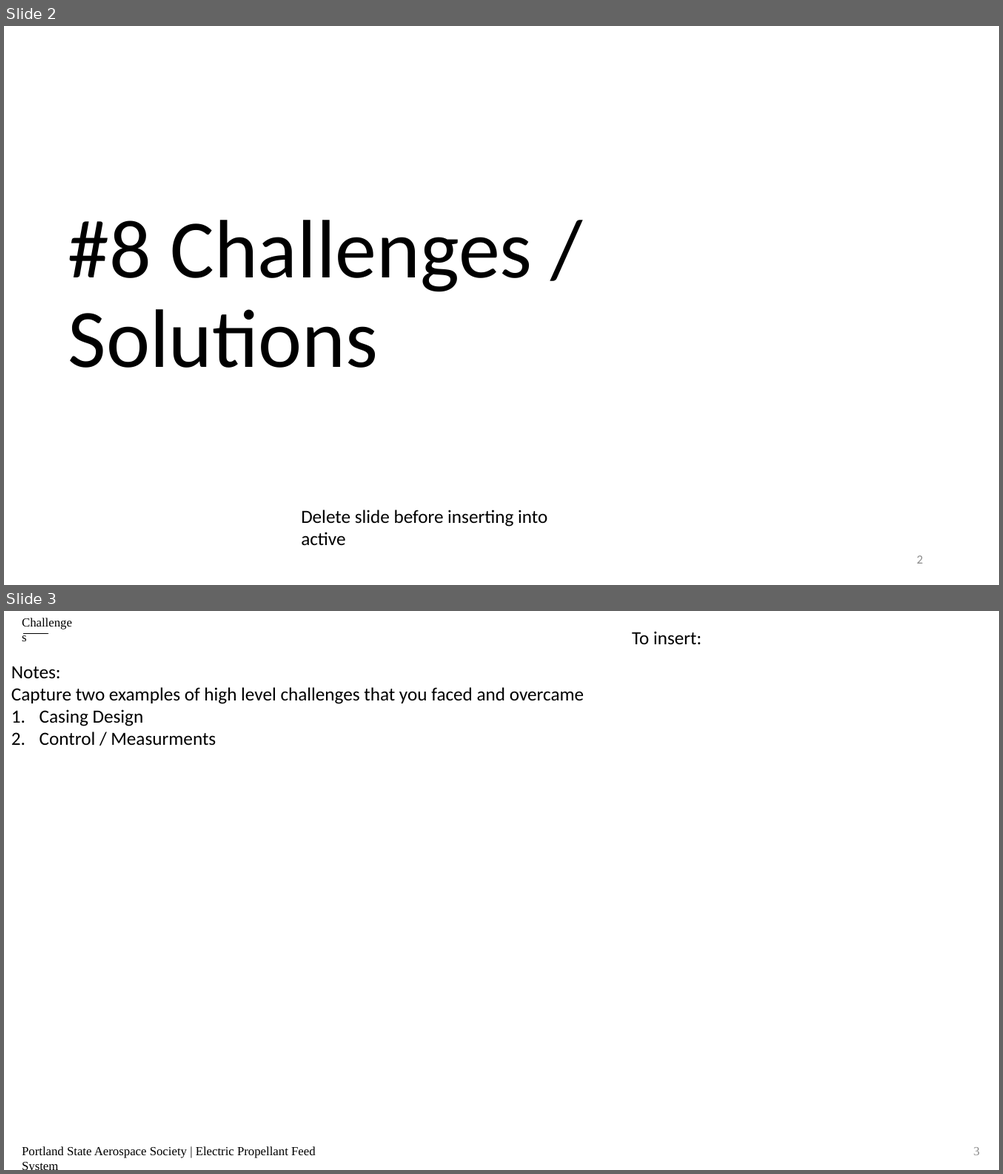
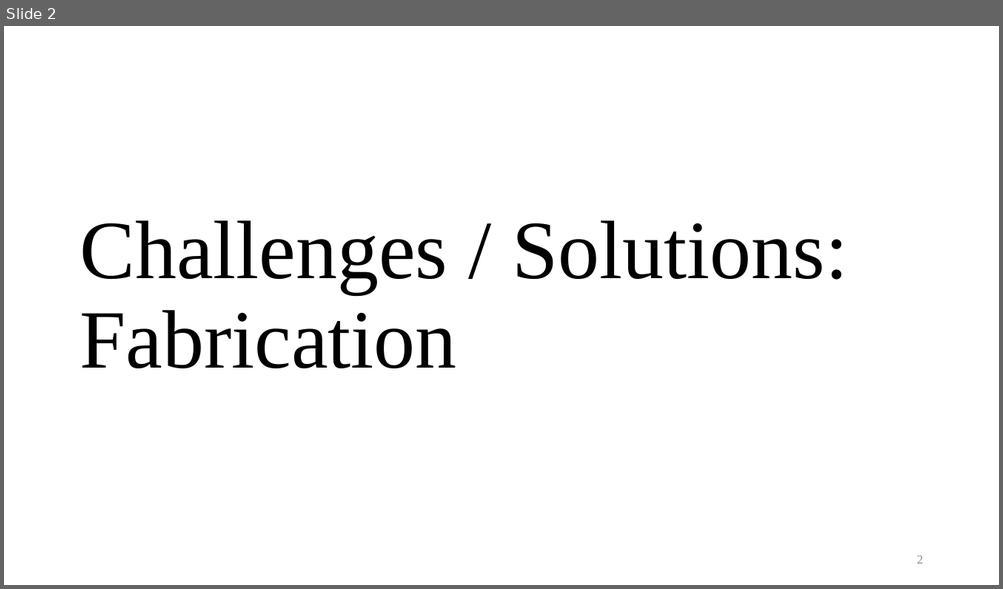
Before and after one commit to psas/electric-feed-system-prototype, a slide deck: Docs/Presentations/Slides/#8 challenges and solutions.pptx. Shown one above the other, each under a label of ours: slides 2 and 3 before the commit, slide 2 after it. The pictures are 1003x1174 and 1003x589 pixels, drawn with LibreOffice and Linux fonts; fonts in the diff are those of the drawing. Boxes give left, top, right and bottom in pixels: in the first picture for what was removed or moved away, otherwise in the second. Text is boxed around its words. In the diff, an @@ line names an element or a change of style, - is before the commit and + after.

```diff
--- a/Docs/Presentations/Slides/#8 challenges and solutions.pptx
+++ b/Docs/Presentations/Slides/#8 challenges and solutions.pptx
@@ slide 3 removed at box(4, 611, 999, 1170), background #FFFFFF @@
@@ text removed at box(632, 631, 701, 645) @@
-To insert:
@@ line removed from (23, 633) to (48, 633) @@
@@ text removed at box(11, 666, 583, 746) @@
-Notes:
-Capture two examples of high level challenges that you faced and overcame
-1. Casing Design
-2. Control / Measurments
@@ text removed at box(281, 687, 360, 704) @@
-Challenges
@@ text removed at box(22, 1147, 316, 1159) @@
-Portland State Aerospace Society | Electric Propellant Feed System
@@ page number removed at box(973, 1147, 979, 1156) @@
-3
@@ slide 2 changed as well @@
@@ title at box(79, 221, 848, 369): text changed; font Calibri to Times New Roman @@
-#8 Challenges / Solutions
+Challenges / Solutions:
+Fabrication
@@ text removed at box(301, 510, 547, 545) @@
-Delete slide before inserting into active
```
Also in this commit, not shown: 3 other slides changed, 2 slides added, 7 other files.
